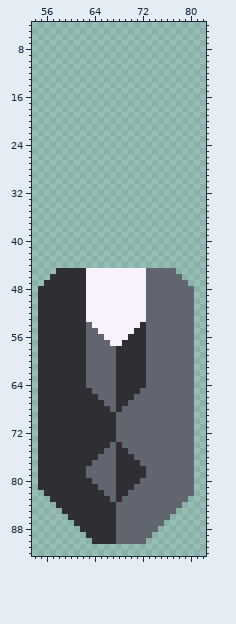
Two versions of one sprite sheet, assets/sprites/blocks/turrets/empyream/purger-barrel-r.png. The picture above is the old version.
The file is 96x96 pixels. Shown: x 54..82, y 4..92. The old version is drawn lined up with the new one.
Once edited:
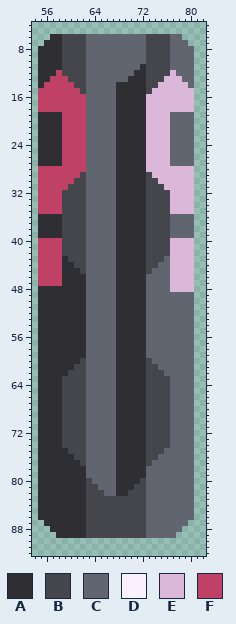
Palette (. is transparent): A #2f2f33  B #44464c  C #606570  D #faf1ff  E #dbb8da  F #bf4165
Change:
whole drawing moved by +0,+39 (the old picture is shown already moved)
@@ x 54..82 @@
  5 .............................
- 6 .............................
- 7 .............................
- 8 .............................
- 9 .............................
-10 .............................
-11 .............................
-12 .............................
-13 .............................
-14 .............................
-15 .............................
-16 .............................
-17 .............................
-18 .............................
-19 .............................
-20 .............................
-21 .............................
-22 .............................
-23 .............................
-24 .............................
-25 .............................
-26 .............................
-27 .............................
-28 .............................
-29 .............................
-30 .............................
-31 .............................
-32 .............................
-33 .............................
-34 .............................
-35 .............................
-36 .............................
-37 .............................
-38 .............................
-39 .............................
-40 .............................
-41 .............................
-42 .............................
-43 .............................
-44 .............................
-45 ....AAAAADDDDDDDDDDCCCCC.....
-46 ...AAAAAADDDDDDDDDDCCCCCC....
-47 ..AAAAAAADDDDDDDDDDCCCCCCC...
-48 .AAAAAAAADDDDDDDDDDCCCCCCCC..
-49 .AAAAAAAADDDDDDDDDDCCCCCCCC..
-50 .AAAAAAAADDDDDDDDDDCCCCCCCC..
-51 .AAAAAAAADDDDDDDDDDCCCCCCCC..
-52 .AAAAAAAADDDDDDDDDDCCCCCCCC..
-53 .AAAAAAAADDDDDDDDDDCCCCCCCC..
-54 .AAAAAAAACDDDDDDDDACCCCCCCC..
-55 .AAAAAAAACCDDDDDDAACCCCCCCC..
-56 .AAAAAAAACCCDDDDAAACCCCCCCC..
-57 .AAAAAAAACCCCDDAAAACCCCCCCC..
+ 6 ...AABBBBCCCCCCCCCCBBBBCC....
+ 7 ..AAABBBBCCCCCCCCCCBBBBCCC...
+ 8 .AAAABBBBCCCCCCCCCCBBBBCCCC..
+ 9 .AAAABBBBCCCCCCCCCCBBBBCCCC..
+10 .AAAABBBBCCCCCCCCCCBBBBCCCC..
+11 .AAAABBBBCCCCCCCCCABBBBCCCC..
+12 .AAAFBBBBCCCCCCCCAABBBBECCC..
+13 .AAFFFBBBCCCCCCCAAABBBEEECC..
+14 .AFFFFFBBCCCCCAAAAABBEEEEEC..
+15 .FFFFFFFBCCCCCAAAAABEEEEEEE..
+16 .FFFFFFFFCCCCCAAAAAEEEEEEEE..
+17 .FFFFFFFFCCCCCAAAAAEEEEEEEE..
+18 .FFFFFFFFCCCCCAAAAAEEEEEEEE..
+19 .AAAAFFFFCCCCCAAAAAEEEECCCC..
+20 .AAAAFFFFCCCCCAAAAAEEEECCCC..
+21 .AAAAFFFFCCCCCAAAAAEEEECCCC..
+22 .AAAAFFFFCCCCCAAAAAEEEECCCC..
+23 .AAAAFFFFCCCCCAAAAAEEEECCCC..
+24 .AAAAFFFFCCCCCAAAAAEEEECCCC..
+25 .AAAAFFFFCCCCCAAAAAEEEECCCC..
+26 .AAAAFFFFCCCCCAAAAAEEEECCCC..
+27 .AAAAFFFFCCCCCAAAAAEEEECCCC..
+28 .FFFFFFFFCCCCCAAAAAEEEEEEEE..
+29 .FFFFFFFBCCCCCAAAAABEEEEEEE..
+30 .FFFFFFBBCCCCCAAAAABBEEEEEE..
+31 .FFFFFBBBCCCCCAAAAABBBEEEEE..
+32 .FFFFBBBBCCCCCAAAAABBBBEEEE..
+33 .FFFFBBBBCCCCCAAAAABBBBEEEE..
+34 .FFFFBBBBCCCCCAAAAABBBBEEEE..
+35 .FFFFBBBBCCCCCAAAAABBBBEEEE..
+36 .AAAABBBBCCCCCAAAAABBBBCCCC..
+37 .AAAABBBBCCCCCAAAAABBBBCCCC..
+38 .AAAABBBBCCCCCAAAAABBBBCCCC..
+39 .AAAABBBBCCCCCAAAAABBBBCCCC..
+40 .FFFFBBBBCCCCCAAAAABBBBEEEE..
+41 .FFFFBBBBCCCCCAAAAABBBBEEEE..
+42 .FFFFBBBBCCCCCAAAAABBBBEEEE..
+43 .FFFFABBBCCCCCAAAAABBBCEEEE..
+44 .FFFFAABBCCCCCAAAAABBCCEEEE..
+45 .FFFFAAABCCCCCAAAAABCCCEEEE..
+46 .FFFFAAAACCCCCAAAAACCCCEEEE..
+47 .FFFFAAAACCCCCAAAAACCCCEEEE..
+48 .AAAAAAAACCCCCAAAAACCCCEEEE..
+49 .AAAAAAAACCCCCAAAAACCCCCCCC..
+50 .AAAAAAAACCCCCAAAAACCCCCCCC..
+51 .AAAAAAAACCCCCAAAAACCCCCCCC..
+52 .AAAAAAAACCCCCAAAAACCCCCCCC..
+53 .AAAAAAAACCCCCAAAAACCCCCCCC..
+54 .AAAAAAAACCCCCAAAAACCCCCCCC..
+55 .AAAAAAAACCCCCAAAAACCCCCCCC..
+56 .AAAAAAAACCCCCAAAAACCCCCCCC..
+57 .AAAAAAAACCCCCAAAAACCCCCCCC..
 58 .AAAAAAAACCCCCAAAAACCCCCCCC..
 59 .AAAAAAAACCCCCAAAAACCCCCCCC..
-60 .AAAAAAAACCCCCAAAAACCCCCCCC..
-61 .AAAAAAAACCCCCAAAAACCCCCCCC..
-62 .AAAAAAAACCCCCAAAAACCCCCCCC..
-63 .AAAAAAAACCCCCAAAAACCCCCCCC..
-64 .AAAAAAAACCCCCAAAAACCCCCCCC..
-65 .AAAAAAAAACCCCAAAACCCCCCCCC..
-66 .AAAAAAAAAACCCAAACCCCCCCCCC..
-67 .AAAAAAAAAAACCAACCCCCCCCCCC..
-68 .AAAAAAAAAAAACACCCCCCCCCCCC..
-69 .AAAAAAAAAAAAACCCCCCCCCCCCC..
-70 .AAAAAAAAAAAAACCCCCCCCCCCCC..
-71 .AAAAAAAAAAAAACCCCCCCCCCCCC..
-72 .AAAAAAAAAAAAACCCCCCCCCCCCC..
-73 .AAAAAAAAAAAAACCCCCCCCCCCCC..
-74 .AAAAAAAAAAAACACCCCCCCCCCCC..
-75 .AAAAAAAAAAACCAACCCCCCCCCCC..
-76 .AAAAAAAAAACCCAAACCCCCCCCCC..
-77 .AAAAAAAAACCCCAAAACCCCCCCCC..
+60 .AAAAAAABCCCCCAAAAABCCCCCCC..
+61 .AAAAAABBCCCCCAAAAABBCCCCCC..
+62 .AAAAABBBCCCCCAAAAABBBCCCCC..
+63 .AAAABBBBCCCCCAAAAABBBBCCCC..
+64 .AAAABBBBCCCCCAAAAABBBBCCCC..
+65 .AAAABBBBCCCCCAAAAABBBBCCCC..
+66 .AAAABBBBCCCCCAAAAABBBBCCCC..
+67 .AAAABBBBCCCCCAAAAABBBBCCCC..
+68 .AAAABBBBCCCCCAAAAABBBBCCCC..
+69 .AAAABBBBCCCCCAAAAABBBBCCCC..
+70 .AAAABBBBCCCCCAAAAABBBBCCCC..
+71 .AAAABBBBCCCCCAAAAABBBBCCCC..
+72 .AAAABBBBCCCCCAAAAABBBBCCCC..
+73 .AAAABBBBCCCCCAAAAABBBBCCCC..
+74 .AAAABBBBCCCCCAAAAABBBBCCCC..
+75 .AAAAABBBCCCCCAAAAABBBCCCCC..
+76 .AAAAAABBCCCCCAAAAABBCCCCCC..
+77 .AAAAAAABCCCCCAAAAABCCCCCCC..
 78 .AAAAAAAACCCCCAAAAACCCCCCCC..
 79 .AAAAAAAACCCCCAAAAACCCCCCCC..
-80 .AAAAAAAAACCCCAAAACCCCCCCCC..
-81 .AAAAAAAAAACCCAAACCCCCCCCCC..
-82 ..AAAAAAAAAACCAACCCCCCCCCCC..
-83 ...AAAAAAAAAACACCCCCCCCCCC...
-84 ....AAAAAAAAAACCCCCCCCCCC....
-85 .....AAAAAAAAACCCCCCCCCC.....
-86 ......AAAAAAAACCCCCCCCC......
-87 .......AAAAAAACCCCCCCC.......
-88 ........AAAAAACCCCCCC........
-89 .........AAAAACCCCCC.........
-90 ..........AAAACCCCC..........
+80 .AAAAAAAABCCCCAAAABCCCCCCCC..
+81 .AAAAAAAABBCCCAAABBCCCCCCCC..
+82 .AAAAAAAABBBCCAABBBCCCCCCCC..
+83 .AAAAAAAABBBBBBBBBBCCCCCCCC..
+84 .AAAAAAAABBBBBBBBBBCCCCCCCC..
+85 .AAAAAAAABBBBBBBBBBCCCCCCCC..
+86 .AAAAAAAABBBBBBBBBBCCCCCCCC..
+87 ..AAAAAAABBBBBBBBBBCCCCCCC...
+88 ...AAAAAABBBBBBBBBBCCCCCC....
+89 ....AAAAABBBBBBBBBBCCCCC.....
+90 .............................
 91 .............................
Changed places in both pictures, as pixel boxes (x1, y1, x2, y2):
changed: (38, 34, 194, 544)
